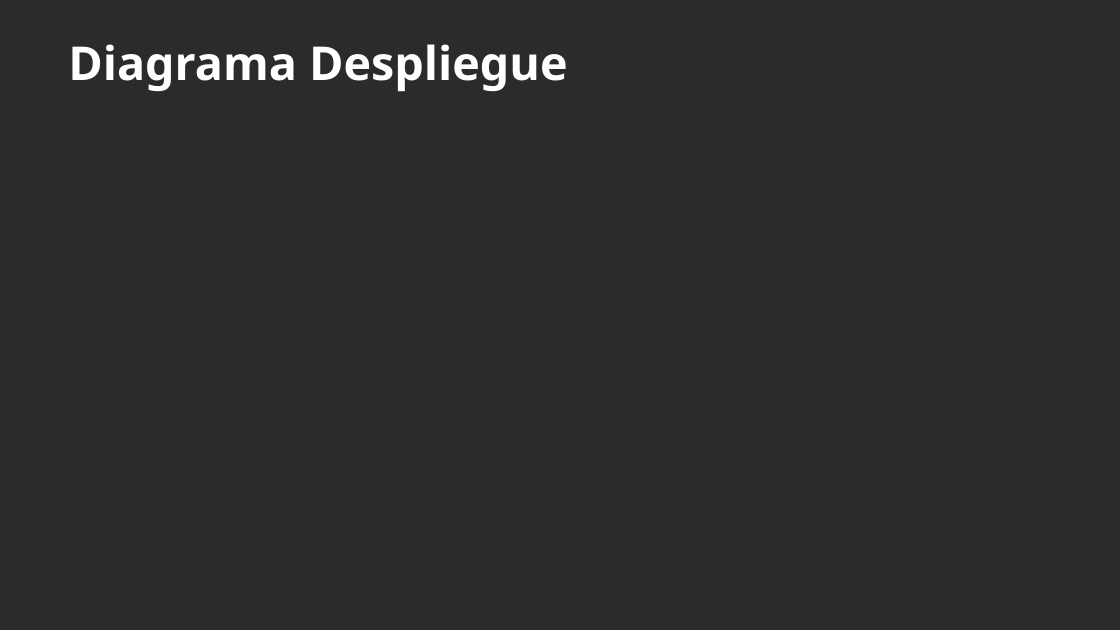
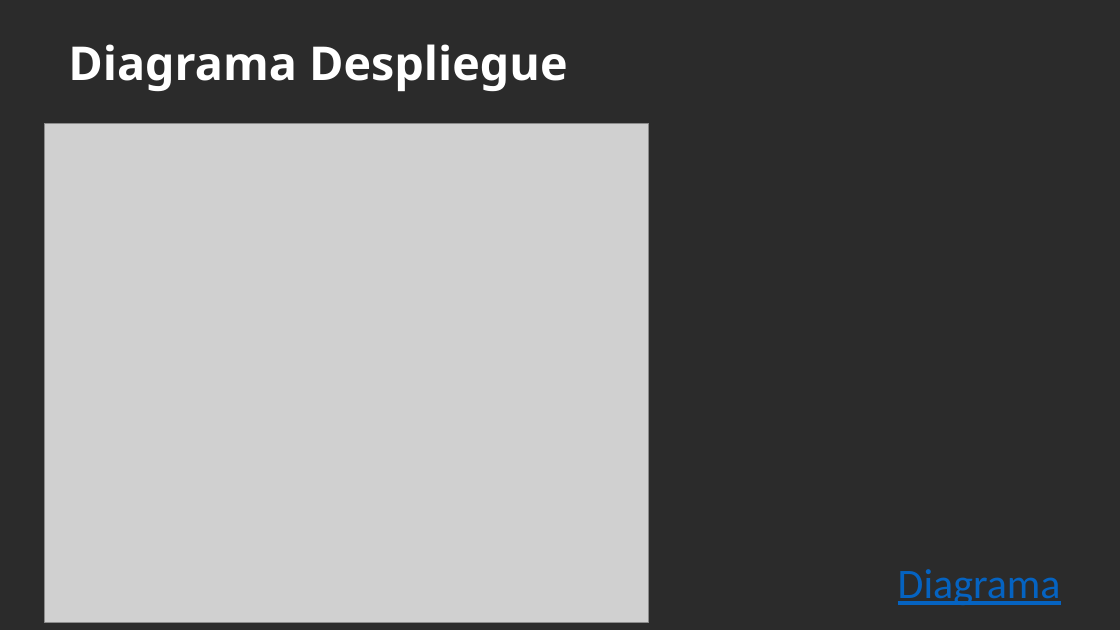
Before and after one commit to BrandonDuv033/Panify, a slide deck: slide 13 of Tercer Trimestre/Presentación - 3 Trimestre.pptx. Drawn at 1120x630 pixels with LibreOffice and Linux fonts; fonts in the diff are those of the drawing; grey boxes stand for pictures; background and template pictures are left out; a plain dark background stands for a picture behind light text. Boxes give left, top, right and bottom in pixels: in the first picture for what was removed or moved away, otherwise in the second. Text is boxed around its words. In the diff, an @@ line names an element or a change of style, - is before the commit and + after.

Commit message:
docs: actualizar presentación con diagramas e hipervínculos
Se corrigieron los hipervínculos de los diagramas de despliegue, clases y maquetación, se agregó el enlace del repositorio en la sección de maquetación y se incorporaron las imágenes faltantes de los diagramas de despliegue y maquetación en la presentación.

```diff
--- a/Tercer Trimestre/Presentación - 3 Trimestre.pptx
+++ b/Tercer Trimestre/Presentación - 3 Trimestre.pptx
@@ picture added at [45, 124, 649, 623] @@
@@ text added at [898, 569, 1061, 605], 36 pt, text #0563C1, underline @@
+Diagrama
```
Also in this commit, not shown: 4 other slides changed, 1 other file.
